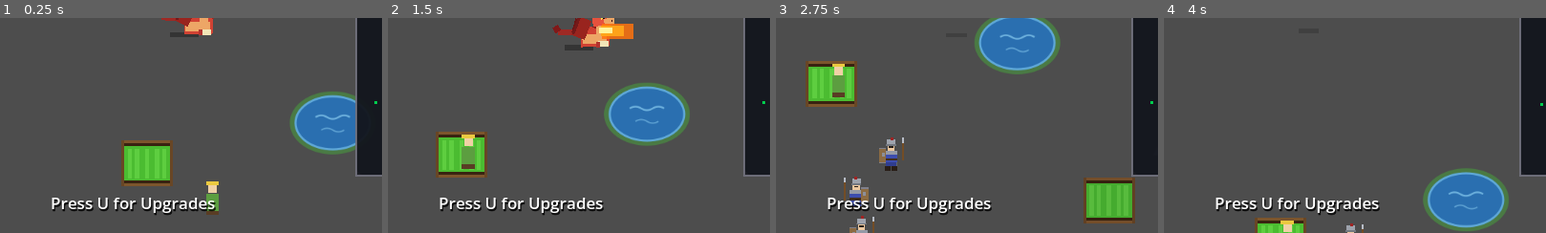
Above: before the commit, frames 1-4 (left to right).
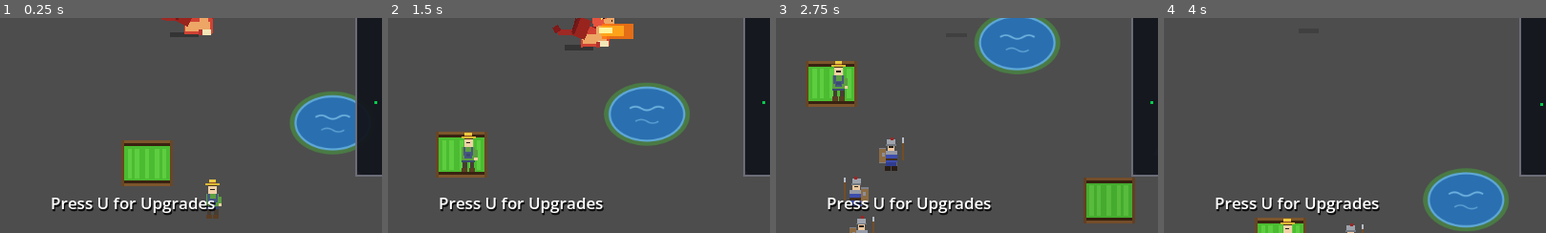
Above: after the commit, the same moments.

Repository: hyperdrive/dragonheart
Game: Godot game, scene res://scenes/main/Main.tscn
Two runs of this game, one before a commit and one after it. Both use one fixed random seed, a clock stepped at 60 frames per second and the inputs below.
Inputs:
- Up to frame 1 (0.25 s): no input
- Up to frame 2 (1.5 s): tap U at 0.5, 1.25 s; hold D (move_right) 0.53-1.28 s; hold E (eat) 0.53-1.28 s; hold S (move_down) from 1.28 s (still down); tap Space (fire) at 1.35 s
- Up to frame 3 (2.75 s): tap U at 2 s; release S (move_down) at 2.03 s; hold D (move_right) from 2.03 s (still down); tap Q (fly) at 2.1 s
- Up to frame 4 (4 s): tap U at 2.75, 3.5 s; release D (move_right) at 2.78 s; hold W (move_up) 2.78-3.53 s; tap 1 at 2.85 s; hold A (move_left) from 3.53 s (still down); tap 2 at 3.6 s
The pictures show only the part of the screen within x 26-76%, y 50-100%; the shares and areas given below are measured in that part.

The runs differ from the first frame. In frame 1, 0.3% of the frame differs, in the area x 53-58%, y 75-94%; in frame 2, 0.3%, in the area x 19-24%, y 53-72%; in frame 3, 0.3%; in frame 4, less than 0.1%.

Commit message:
refactor: detailed farmers/miners visuals + cart cart, pick swing fix, probe
Visuals (user: "improve the look of the farmers and miners... the cart of gold should look like a cart"):

- Farmer rebuild (18 parts): denim overalls (bib + pocket + straps, waist, two legs/boots), rolled sleeve + bare hand, straw hat (crown + band + brim), hair, eyes
- Miner rebuild (16 parts): gear strap, belt + buckle, two legs/boots, beard, helmet + brim, eyes; pick head moved to top (sweeping end)
- Gold cart: planked bed (seams), rail posts, push handle, wheels with rims/hubs, gold mound (chunks + sparkle)

Pick swing fix (user: "miners swinging bottom part rather than upper half"):

- Pivot moved from pick TOP edge to BOTTOM edge (grip fixed, head sweeps — mirrors soldier's weapon)
- Steel pick head moved to top of handle (was at bottom, inverted swing)
- Set once in _ready() (static geometry), not per-frame

Probe (VillagerVisualProbe, 4 checks, headless exit 0/1):

1. Farmer has 18 detailed parts (overalls, straw hat, bare hand)
2. Miner has 16 detailed parts (gear strap, belt, beard, steel head)
3. Cart reads as real cart (15 parts)
4. Cart mirrors with facing (handle stays toward miner)

New: VillagerVisualProbe.gd + .tscn. All probes green: KingDefeat 11/11,
Rider 13/13, SoldierVisual 3/3, KingVisual 7/7, WizardBolt 5/5,
Villager 4/4.

Diff:
--- a/scenes/npcs/Farmer.tscn
+++ b/scenes/npcs/Farmer.tscn
@@ -16,23 +16,93 @@
 
 [node name="Body" type="ColorRect" parent="Sprite"]
 position = Vector2(-9, -12)
-size = Vector2(18, 26)
+size = Vector2(18, 21)
 color = Color(0.36, 0.62, 0.25, 1.0)
 
+[node name="StrapL" type="ColorRect" parent="Sprite"]
+position = Vector2(-7, -12)
+size = Vector2(3, 12)
+color = Color(0.28, 0.34, 0.5, 1.0)
+
+[node name="StrapR" type="ColorRect" parent="Sprite"]
+position = Vector2(4, -12)
+size = Vector2(3, 12)
+color = Color(0.28, 0.34, 0.5, 1.0)
+
+[node name="Bib" type="ColorRect" parent="Sprite"]
+position = Vector2(-5, -5)
+size = Vector2(10, 9)
+color = Color(0.28, 0.34, 0.5, 1.0)
+
+[node name="BibPocket" type="ColorRect" parent="Sprite"]
+position = Vector2(-3, -3)
+size = Vector2(6, 4)
+color = Color(0.24, 0.29, 0.44, 1.0)
+
+[node name="Waist" type="ColorRect" parent="Sprite"]
+position = Vector2(-9, 6)
+size = Vector2(18, 3)
+color = Color(0.24, 0.29, 0.44, 1.0)
+
+[node name="Legs" type="ColorRect" parent="Sprite"]
+position = Vector2(-8, 9)
+size = Vector2(6, 8)
+color = Color(0.28, 0.24, 0.2, 1.0)
+
+[node name="LegsFront" type="ColorRect" parent="Sprite"]
+position = Vector2(2, 9)
+size = Vector2(6, 8)
+color = Color(0.28, 0.24, 0.2, 1.0)
+
+[node name="Boots" type="ColorRect" parent="Sprite"]
+position = Vector2(-9, 17)
+size = Vector2(8, 6)
+color = Color(0.35, 0.24, 0.14, 1.0)
+
+[node name="BootsFront" type="ColorRect" parent="Sprite"]
+position = Vector2(1, 17)
+size = Vector2(8, 6)
+color = Color(0.35, 0.24, 0.14, 1.0)
+
+[node name="ArmSleeve" type="ColorRect" parent="Sprite"]
+position = Vector2(-13, -8)
+size = Vector2(5, 10)
+color = Color(0.36, 0.62, 0.25, 1.0)
+
+[node name="Hand" type="ColorRect" parent="Sprite"]
+position = Vector2(-13, 2)
+size = Vector2(5, 4)
+color = Color(0.94, 0.82, 0.65, 1.0)
+
 [node name="Head" type="ColorRect" parent="Sprite"]
-position = Vector2(-6, -25)
+position = Vector2(-6, -24)
 size = Vector2(12, 12)
 color = Color(0.94, 0.82, 0.65, 1.0)
 
-[node name="Hat" type="ColorRect" parent="Sprite"]
-position = Vector2(-9, -29)
-size = Vector2(18, 5)
+[node name="Eyes" type="ColorRect" parent="Sprite"]
+position = Vector2(-3, -19)
+size = Vector2(6, 2)
+color = Color(0.15, 0.12, 0.1, 1.0)
+
+[node name="Hair" type="ColorRect" parent="Sprite"]
+position = Vector2(-6, -27)
+size = Vector2(12, 4)
+color = Color(0.3, 0.2, 0.12, 1.0)
+
+[node name="HatCrown" type="ColorRect" parent="Sprite"]
+position = Vector2(-5, -32)
+size = Vector2(10, 6)
 color = Color(0.92, 0.79, 0.25, 1.0)
 
-[node name="Boots" type="ColorRect" parent="Sprite"]
-position = Vector2(-9, 12)
-size = Vector2(18, 6)
-color = Color(0.35, 0.24, 0.14, 1.0)
+[node name="HatBand" type="ColorRect" parent="Sprite"]
+position = Vector2(-5, -28)
+size = Vector2(10, 2)
+color = Color(0.6, 0.3, 0.15, 1.0)
+
+[node name="Hat" type="ColorRect" parent="Sprite"]
+position = Vector2(-10, -27)
+size = Vector2(20, 3)
+color = Color(0.85, 0.72, 0.2, 1.0)
 
 [node name="CollisionShape2D" type="CollisionShape2D" parent="."]
 shape = SubResource("1")
--- a/scenes/npcs/Miner.tscn
+++ b/scenes/npcs/Miner.tscn
@@ -17,21 +17,71 @@
 
 [node name="Body" type="ColorRect" parent="Sprite"]
 position = Vector2(-9, -12)
-size = Vector2(18, 26)
+size = Vector2(18, 21)
 color = Color(0.45, 0.45, 0.5, 1.0)
 
+[node name="Strap" type="ColorRect" parent="Sprite"]
+position = Vector2(-6, -12)
+size = Vector2(3, 11)
+color = Color(0.25, 0.17, 0.11, 1.0)
+
+[node name="Belt" type="ColorRect" parent="Sprite"]
+position = Vector2(-9, 5)
+size = Vector2(18, 3)
+color = Color(0.3, 0.2, 0.12, 1.0)
+
+[node name="Buckle" type="ColorRect" parent="Sprite"]
+position = Vector2(-3, 5)
+size = Vector2(4, 3)
+color = Color(0.6, 0.6, 0.65, 1.0)
+
+[node name="Legs" type="ColorRect" parent="Sprite"]
+position = Vector2(-8, 8)
+size = Vector2(6, 9)
+color = Color(0.3, 0.28, 0.3, 1.0)
+
+[node name="LegsFront" type="ColorRect" parent="Sprite"]
+position = Vector2(2, 8)
+size = Vector2(6, 9)
+color = Color(0.3, 0.28, 0.3, 1.0)
+
+[node name="Boots" type="ColorRect" parent="Sprite"]
+position = Vector2(-9, 17)
+size = Vector2(8, 6)
+color = Color(0.25, 0.25, 0.27, 1.0)
+
+[node name="BootsFront" type="ColorRect" parent="Sprite"]
+position = Vector2(1, 17)
+size = Vector2(8, 6)
+color = Color(0.25, 0.25, 0.27, 1.0)
+
 [node name="Head" type="ColorRect" parent="Sprite"]
-position = Vector2(-6, -25)
+position = Vector2(-6, -24)
 size = Vector2(12, 12)
 color = Color(0.94, 0.82, 0.65, 1.0)
+
+[node name="Eyes" type="ColorRect" parent="Sprite"]
+position = Vector2(-3, -19)
+size = Vector2(6, 2)
+color = Color(0.15, 0.12, 0.1, 1.0)
+
+[node name="Beard" type="ColorRect" parent="Sprite"]
+position = Vector2(-5, -14)
+size = Vector2(10, 5)
+color = Color(0.6, 0.58, 0.55, 1.0)
 
 [node name="Helmet" type="ColorRect" parent="Sprite"]
 position = Vector2(-8, -30)
 size = Vector2(16, 6)
 color = Color(0.75, 0.5, 0.2, 1.0)
 
+[node name="HelmetBrim" type="ColorRect" parent="Sprite"]
+position = Vector2(-9, -25)
+size = Vector2(18, 2)
+color = Color(0.62, 0.4, 0.16, 1.0)
+
 [node name="Lamp" type="ColorRect" parent="Sprite"]
-position = Vector2(-1, -32)
+position = Vector2(-1, -33)
 size = Vector2(4, 4)
 color = Color(1.0, 0.9, 0.3, 1.0)
 
@@ -40,10 +90,10 @@
 size = Vector2(4, 18)
 color = Color(0.4, 0.3, 0.2, 1.0)
 
-[node name="Boots" type="ColorRect" parent="Sprite"]
-position = Vector2(-9, 12)
-size = Vector2(18, 6)
-color = Color(0.3, 0.3, 0.32, 1.0)
+[node name="PickHead" type="ColorRect" parent="Sprite/Pick"]
+position = Vector2(0, -6)
+size = Vector2(4, 7)
+color = Color(0.7, 0.72, 0.78, 1.0)
 
 [node name="CollisionShape2D" type="CollisionShape2D" parent="."]
 shape = SubResource("1")
@@ -52,27 +102,87 @@
 visible = false
 position = Vector2(26, 8)
 
+[node name="Handle" type="ColorRect" parent="Cart"]
+position = Vector2(-23, -8)
+size = Vector2(8, 3)
+color = Color(0.43, 0.28, 0.14, 1.0)
+
 [node name="Bed" type="ColorRect" parent="Cart"]
 position = Vector2(-16, -14)
-size = Vector2(24, 16)
+size = Vector2(26, 14)
 color = Color(0.48, 0.32, 0.16, 1.0)
 
-[node name="Rail" type="ColorRect" parent="Cart"]
-position = Vector2(-16, -18)
-size = Vector2(24, 5)
+[node name="BedSeam1" type="ColorRect" parent="Cart"]
+position = Vector2(-16, -10)
+size = Vector2(26, 1.5)
 color = Color(0.38, 0.25, 0.12, 1.0)
 
-[node name="Wheel" type="ColorRect" parent="Cart"]
-position = Vector2(-13, 2)
-size = Vector2(8, 8)
-color = Color(0.28, 0.2, 0.12, 1.0)
+[node name="BedSeam2" type="ColorRect" parent="Cart"]
+position = Vector2(-16, -6)
+size = Vector2(26, 1.5)
+color = Color(0.38, 0.25, 0.12, 1.0)
 
-[node name="Wheel2" type="ColorRect" parent="Cart"]
-position = Vector2(1, 2)
-size = Vector2(8, 8)
-color = Color(0.28, 0.2, 0.12, 1.0)
+[node name="RailTop" type="ColorRect" parent="Cart"]
+position = Vector2(-16, -18)
+size = Vector2(26, 4)
+color = Color(0.38, 0.25, 0.12, 1.0)
+
+[node name="RailPostL" type="ColorRect" parent="Cart"]
+position = Vector2(-16, -16)
+size = Vector2(3, 4)
+color = Color(0.43, 0.28, 0.14, 1.0)
+
+[node name="RailPostR" type="ColorRect" parent="Cart"]
+position = Vector2(7, -16)
+size = Vector2(3, 4)
+color = Color(0.43, 0.28, 0.14, 1.0)
 
 [node name="GoldPile" type="Sprite2D" parent="Cart"]
 position = Vector2(-4, -17)
 scale = Vector2(0.45, 0.45)
 texture = ExtResource("3_gold_tex")
+
+[node name="GoldChunkL" type="ColorRect" parent="Cart"]
+position = Vector2(-9, -16)
+size = Vector2(4, 3)
+color = Color(0.85, 0.65, 0.15, 1.0)
+
+[node name="GoldChunkR" type="ColorRect" parent="Cart"]
+position = Vector2(2, -17)
+size = Vector2(5, 4)
+color = Color(0.85, 0.65, 0.15, 1.0)
+
+[node name="GoldSparkle" type="ColorRect" parent="Cart"]
+position = Vector2(-1, -20)
+size = Vector2(2, 2)
+color = Color(0.95, 0.9, 0.5, 1.0)
+
+[node name="Wheel" type="ColorRect" parent="Cart"]
+position = Vector2(-13, 2)
+size = Vector2(9, 9)
+color = Color(0.2, 0.14, 0.1, 1.0)
+
+[node name="WheelRim" type="ColorRect" parent="Cart/Wheel"]
+position = Vector2(1, 1)
+size = Vector2(7, 7)
+color = Color(0.33, 0.24, 0.16, 1.0)
+
+[node name="WheelHub" type="ColorRect" parent="Cart/Wheel"]
+position = Vector2(3, 3)
+size = Vector2(3, 3)
+color = Color(0.55, 0.5, 0.45, 1.0)
+
+[node name="Wheel2" type="ColorRect" parent="Cart"]
+position = Vector2(3, 2)
+size = Vector2(9, 9)
+color = Color(0.2, 0.14, 0.1, 1.0)
+
+[node name="WheelRim" type="ColorRect" parent="Cart/Wheel2"]
+position = Vector2(1, 1)
+size = Vector2(7, 7)
+color = Color(0.33, 0.24, 0.16, 1.0)
+
+[node name="WheelHub" type="ColorRect" parent="Cart/Wheel2"]
+position = Vector2(3, 3)
+size = Vector2(3, 3)
+color = Color(0.55, 0.5, 0.45, 1.0)
--- /dev/null
+++ b/scenes/probes/VillagerVisualProbe.tscn
@@ -0,0 +1,9 @@
+[gd_scene load_steps=3 format=3 uid="uid://villagerprobe1"]
+
+[ext_resource type="Script" path="res://scripts/probes/VillagerVisualProbe.gd" id="1_probe"]
+[ext_resource type="PackedScene" path="res://scenes/main/Main.tscn" id="2_main"]
+
+[node name="VillagerVisualProbe" type="Node2D"]
+script = ExtResource("1_probe")
+
+[node name="Main" parent="." instance=ExtResource("2_main")]
--- a/scripts/npcs/Miner.gd
+++ b/scripts/npcs/Miner.gd
@@ -61,7 +61,8 @@
 		_pick_swing_phase += delta * TAU * PICK_SWING_HZ
 		# 0 = fully raised (overswing), 1 = slammed into the seam.
 		var t := 0.5 + 0.5 * sin(_pick_swing_phase - PI / 2.0)
-		_pick.pivot_offset = Vector2(2.0, 1.0)
+		# pivot lives at the pick's BOTTOM edge (set in _ready): grip
+		# fixed, upper half + steel head sweep the arc.
 		_pick.rotation_degrees = lerpf(PICK_RAISED_DEG, PICK_SLAMMED_DEG, t)
 		# the little body dip into every hit keeps the whole figure alive
 		sprite.position = _sprite_home + Vector2(
@@ -99,6 +100,11 @@
 
 	super._ready()
 	_pick = get_node_or_null("Sprite/Pick") as ColorRect
+	# The swing pivots at the pick's BOTTOM edge (grip fixed, head sweeps —
+	# mirrors the soldier's weapon swing). Set once here: static geometry,
+	# not something _animate_mining needs to re-derive every frame.
+	if _pick != null:
+		_pick.pivot_offset = Vector2(_pick.size.x * 0.5, _pick.size.y - 2.0)
 
 	# Cart visibility tracks the payload slot (shown while gold/gems aboard).
 	cart.visible = payload_amount > 0
@@ -280,11 +286,16 @@
 	print("Miner dropped %d %s at %s!" % [drop.amount, drop.res_type,
 		drop.global_position])
 
-## The cart rides in front of the miner (they push it toward town).
+## The cart rides in front of the miner (they push it toward town). The
+## handle side must always face the miner, so the CONTENTS mirror with the
+## facing too (2026-11-11 cart rebuild) — position alone moved the cart
+## without flipping it, which would have pointed the new push handle away
+## from the miner on the left-facing side.
 func _push_cart() -> void:
 	if cart == null:
 		return
 	cart.position = Vector2(26.0 * float(facing), 8.0)
+	cart.scale.x = float(facing)
 
 ## carrying_changed: show the cart only while a payload is actually aboard —
 ## filling it at the mine, hiding it after delivery or a dragon steal.
--- /dev/null
+++ b/scripts/probes/VillagerVisualProbe.gd
@@ -0,0 +1,217 @@
+extends Node2D
+
+## VillagerVisualProbe — regression probe for the detailed farmer/miner
+## visuals and the cart rebuild (2026-11-11, user: "improve the look of the
+## farmers and miners. They should look more detailed. The cart of gold
+## should look like a cart"). Run headless:
+##   Godot --headless --path . res://scenes/probes/VillagerVisualProbe.tscn
+##
+## Checks:
+##   1. Farmer sprite carries the detailed part set (overalls with straps,
+##      bib + pocket, two legs/boots, rolled sleeve + bare hand, hair, eyes,
+##      straw hat with crown + band + brim) — 18 parts.
+##   2. Miner sprite carries the detailed part set (gear strap, belt +
+##      buckle, two legs/boots, beard, eyes, helmet brim, steel pick head)
+##      — 16 parts — with the head crowning the TOP of the handle and the
+##      swing pivoting at the BOTTOM edge (grip fixed, head sweeps).
+##   3. The gold cart reads as a CART: planked bed with seams, side rail
+##      with posts, a push handle, two wheels each with rim + hub, gold
+##      mound with chunks + sparkle — 15 parts.
+##   4. The cart mirrors with facing: flipping the miner mirrors the cart
+##      contents (handle side always toward the miner).
+
+enum S { BOOT, SPAWN, CHECK, CHECK_CART, CHECK_MIRROR, CHECK_MIRROR_FREEZE,
+	CHECK_MIRROR_WAIT, REPORT }
+
+const TIMEOUT := 30.0
+
+var state: int = S.BOOT
+var frames_in_state: int = 0
+var elapsed: float = 0.0
+var passes: Array[String] = []
+var failures: Array[String] = []
+var _farmer: BaseNPC = null
+var _miner: BaseNPC = null
+
+@onready var gm: GameManager = $Main as GameManager
+
+func _ready() -> void:
+	process_mode = Node.PROCESS_MODE_ALWAYS
+
+func _pass(msg: String) -> void:
+	passes.append(msg)
+	print("PROBE PASS: ", msg)
+
+func _fail(msg: String) -> void:
+	failures.append(msg)
+	print("PROBE FAIL: ", msg)
+
+func _goto(next: int) -> void:
+	state = next
+	frames_in_state = 0
+
+func _frames(n: int) -> bool:
+	return frames_in_state >= n
+
+func _has_rect(parent: Node, child_name: String) -> bool:
+	var n := parent.get_node_or_null(child_name)
+	return n is ColorRect
+
+func _physics_process(delta: float) -> void:
+	frames_in_state += 1
+	elapsed += delta
+	if elapsed > TIMEOUT:
+		_fail("global timeout in state %d" % state)
+		_goto(S.REPORT)
+		return
+
+	match state:
+		S.BOOT:
+			if gm == null or gm.world_manager == null:
+				if _frames(60):
+					_fail("BOOT: GameManager/WorldManager missing")
+					_goto(S.REPORT)
+				return
+			_goto(S.SPAWN)
+		S.SPAWN:
+			# The world already fields farmers and miners at their sites —
+			# just wait for one of each.
+			for node: Node in get_tree().get_nodes_in_group("farmers"):
+				if _farmer == null:
+					_farmer = node as BaseNPC
+			for node: Node in get_tree().get_nodes_in_group("miners"):
+				if _miner == null:
+					_miner = node as BaseNPC
+			if _farmer != null and _miner != null:
+				_goto(S.CHECK)
+			elif _frames(180):
+				_fail("no farmer/miner found in the world "
+					+ "(farmer=%s miner=%s)"
+					% [_farmer != null, _miner != null])
+				_goto(S.REPORT)
+		S.CHECK:
+			var ok := true
+			var fspr := _farmer.get_node_or_null("Sprite") as Node2D
+			if fspr == null:
+				_fail("farmer Sprite container missing")
+				ok = false
+			else:
+				for part: String in ["Body", "StrapL", "StrapR", "Bib",
+						"BibPocket", "Waist", "Legs", "LegsFront", "Boots",
+						"BootsFront", "ArmSleeve", "Hand", "Head", "Eyes",
+						"Hair", "HatCrown", "HatBand", "Hat"]:
+					if not _has_rect(fspr, part):
+						_fail("farmer missing part: %s" % part)
+						ok = false
+			if ok:
+				_pass("farmer detailed part set complete (18 parts: "
+					+ "overalls, straw hat, bare hand)")
+			var mspr := _miner.get_node_or_null("Sprite") as Node2D
+			if mspr == null:
+				_fail("miner Sprite container missing")
+				ok = false
+			else:
+				for part: String in ["Body", "Strap", "Belt", "Buckle",
+						"Legs", "LegsFront", "Boots", "BootsFront", "Head",
+						"Eyes", "Beard", "Helmet", "HelmetBrim", "Lamp",
+						"Pick"]:
+					if not _has_rect(mspr, part):
+						_fail("miner missing part: %s" % part)
+						ok = false
+				var pick := mspr.get_node_or_null("Pick") as ColorRect
+				if pick != null \
+						and not _has_rect(pick, "PickHead"):
+					_fail("miner pick head missing — swing loses its steel")
+					ok = false
+				elif pick != null:
+					# The steel head crowns the TOP of the handle (the
+					# sweeping end of the bottom-pivot swing) — it sat at
+					# the bottom when the swing was inverted.
+					var head := pick.get_node("PickHead") as ColorRect
+					if head.position.y >= 0.0:
+						_fail("pick head sits at the handle bottom "
+							+ "(y=%.1f) — must crown the top" % head.position.y)
+						ok = false
+				# The swing pivots at the BOTTOM edge (grip fixed, head
+				# sweeps) — was pivoted at the top, inverting the swing.
+				var probe_swing: Vector2 = pick.pivot_offset
+				if absf(probe_swing.y - (pick.size.y - 2.0)) > 0.5 \
+						or absf(probe_swing.x - pick.size.x * 0.5) > 0.5:
+					_fail("pick pivot %.1f,%.1f is not bottom-center"
+						% [probe_swing.x, probe_swing.y])
+					ok = false
+			if ok:
+				_pass("miner detailed part set complete (16 parts: gear "
+					+ "strap, belt, beard, steel pick head)")
+			_goto(S.CHECK_CART)
+		S.CHECK_CART:
+			var cart := _miner.get_node_or_null("Cart") as Node2D
+			if cart == null:
+				_fail("miner Cart container missing")
+				_goto(S.REPORT)
+				return
+			var ok := true
+			for part: String in ["Handle", "Bed", "BedSeam1", "BedSeam2",
+					"RailTop", "RailPostL", "RailPostR", "GoldChunkL",
+					"GoldChunkR", "GoldSparkle", "Wheel", "Wheel2"]:
+				if not _has_rect(cart, part):
+					_fail("cart missing part: %s" % part)
+					ok = false
+			var wheel := cart.get_node_or_null("Wheel") as ColorRect
+			if wheel != null and (not _has_rect(wheel, "WheelRim")
+					or not _has_rect(wheel, "WheelHub")):
+				_fail("cart wheels lack rim/hub detail")
+				ok = false
+			if cart.get_node_or_null("GoldPile") == null:
+				_fail("cart gold pile missing")
+				ok = false
+			if ok:
+				_pass("gold cart reads as a CART (15 parts: planked bed, "
+					+ "railed sides, push handle, detailed wheels, gold "
+					+ "mound)")
+			_goto(S.CHECK_MIRROR)
+		S.CHECK_MIRROR:
+			# Mirror check: face the miner LEFT — the cart must move to the
+			# other side AND flip its contents (handle toward the miner).
+			# Freeze the miner's AI FIRST: his own movement re-derives
+			# facing every frame and would overwrite the flip mid-check.
+			_miner.set("speed", 0.0)
+			_goto(S.CHECK_MIRROR_FREEZE)
+		S.CHECK_MIRROR_FREEZE:
+			if not _frames(2):
+				return
+			_miner.set("facing", -1)
+			_goto(S.CHECK_MIRROR_WAIT)
+		S.CHECK_MIRROR_WAIT:
+			if not _frames(3):
+				return
+			var cart := _miner.get_node_or_null("Cart") as Node2D
+			if cart == null:
+				_fail("cart vanished during the mirror check")
+				_goto(S.REPORT)
+				return
+			var flipped_pos: bool = cart.position.x < 0.0
+			var flipped_contents: bool = cart.scale.x < 0.0
+			if flipped_pos and flipped_contents:
+				_pass("cart MIRRORS with facing: moved to the left flank "
+					+ "and flipped its contents (handle stays toward the "
+					+ "miner)")
+			else:
+				_fail("cart did not mirror (pos.x=%.1f scale.x=%.1f)"
+					% [cart.position.x, cart.scale.x])
+			_goto(S.REPORT)
+		S.REPORT:
+			set_physics_process(false)
+			print("===============================================")
+			for p in passes:
+				print("PROBE PASS: ", p)
+			for f in failures:
+				print("PROBE FAIL: ", f)
+			if failures.is_empty():
+				print("PROBE RESULT: SUCCESS (%d checks passed)"
+					% passes.size())
+				get_tree().quit(0)
+			else:
+				print("PROBE RESULT: FAILURE (%d passed, %d failed)"
+					% [passes.size(), failures.size()])
+				get_tree().quit(1)
